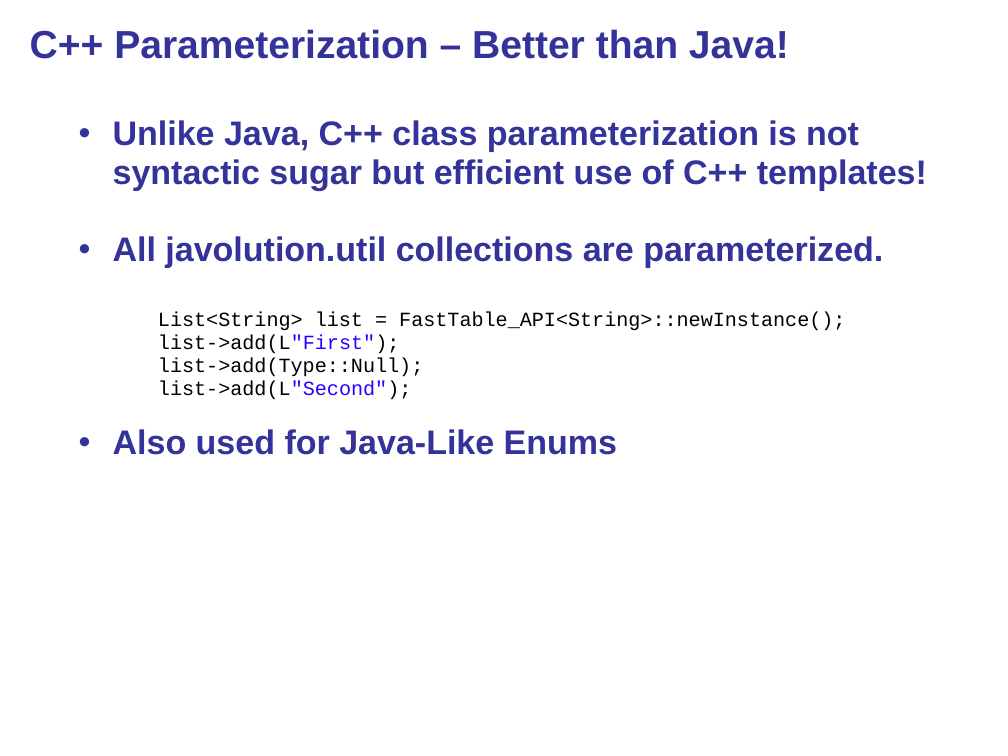
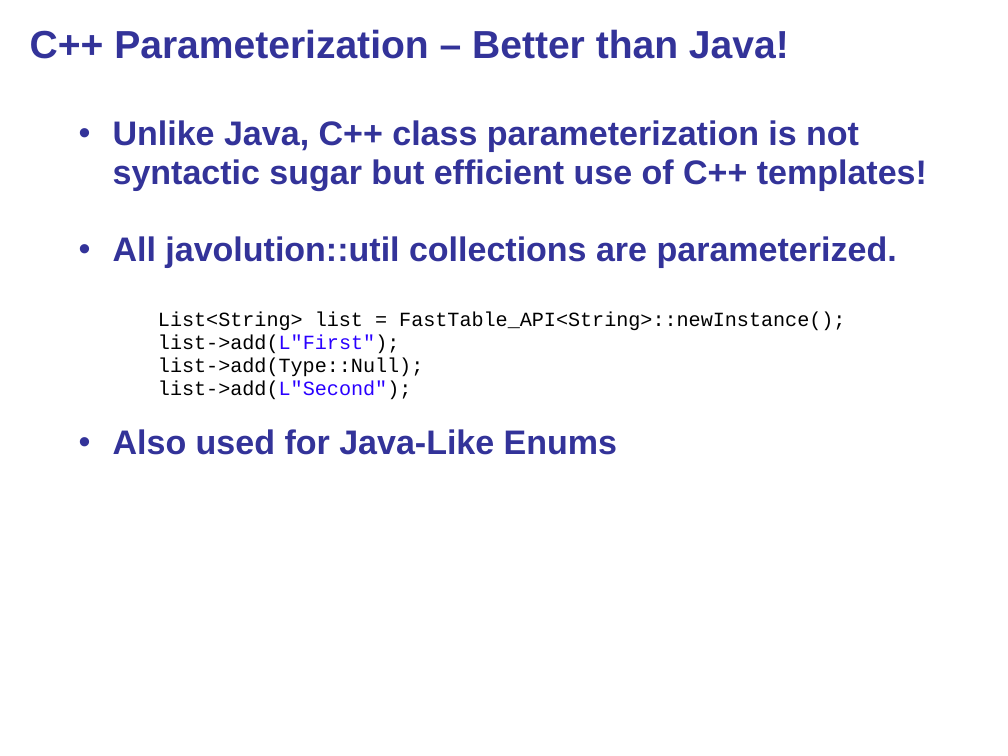
Before and after one commit to Nanonid/Javolution, a slide deck: slide 8 of javolution/src/site/doc/Javolution_Cpp_Overview.ppt. Drawn at 1008x756 pixels with LibreOffice and Linux fonts; fonts in the diff are those of the drawing; background and template pictures are left out. Boxes give left, top, right and bottom in pixels: in the first picture for what was removed or moved away, otherwise in the second. Text is boxed around its words. In the diff, an @@ line names an element or a change of style, - is before the commit and + after.

```diff
--- a/javolution/src/site/doc/Javolution_Cpp_Overview.ppt
+++ b/javolution/src/site/doc/Javolution_Cpp_Overview.ppt
@@ subtitle at (x1=113, y1=236, x2=897, y2=268): text changed @@
-  • All javolution.util collections are parameterized.
+  • All javolution::util collections are parameterized.
@@ subtitle at (x1=158, y1=335, x2=411, y2=400): text colour #000000 to #2A00FF in "list->add(L"First");", "list->add(L"Second");" @@
```
Also in this commit, not shown: 6 other slides changed, 1 other file.
